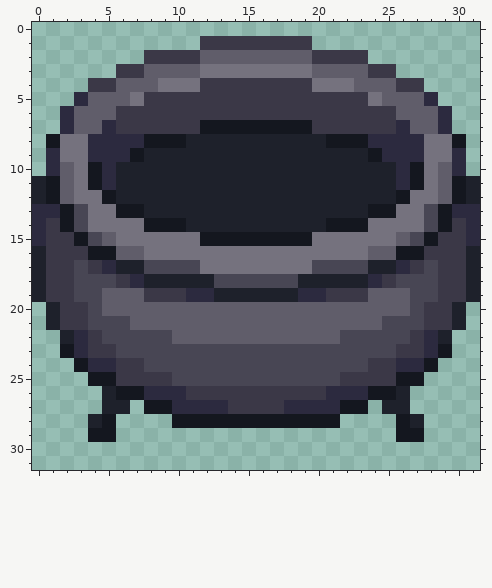
File history of a pixel-art sprite, Resources/Textures/_CP14/Structures/Specific/Alchemy/alchemy_vat.rsi/full.png. Above: the version before the commit.
The file is 32x32 pixels.
New version:
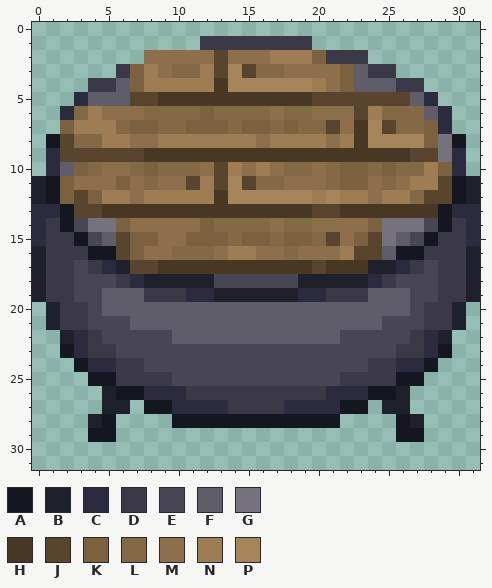
Palette (. is transparent): A #14171f  B #1e212b  C #2c2a3f  D #3b3847  E #484654  F #605d6a  G #75727e  H #473723  J #59452e  K #7c6141  L #846947  M #8d704b  N #9e7d55  P #a7855a
Changes in this commit:
y 2: x 8..20 DDDDFFFFFFFFD -> MMMMMJMMMNNNK
y 3: x 7..22 DFFFFGGGGGGGGFFF -> KNMLLNJPJLLMMMMK
y 4: x 7..22 FFGGGDDDDDDDDGGG -> KNNNNNHPPPPPPNMK
y 5: x 7..26 GDDDDDDDDDDDDDDDDGFF -> JJHHHHHHHHHHHJJJJJJJ
y 6: x 3..27 FFFDDDDDDDDDDDDDDDDDDDDFF -> LNMMMLLLLKLLLLMLLMMMJNLLL
y 7: x 2..28 CFFCDDDDDDAAAAAAAADDDDDDCFF -> KNNNLKKLLKKKLKKLKLLJMHPJLLK
y 8: x 2..28 GGCCCCAAABBBBBBBBBBAAACCCCG -> JLLNNMMNNNNNNNMNNNNMNHPPPPK
y 9: x 2..28 GGCCCABBBBBBBBBBBBBBBBACCCG -> JJJJJJHHHHHHHHHHHHHHHHHHHJJ
y 10: x 3..29 GACBBBBBBBBBBBBBBBBBBBBCAGF -> KLMMLKLLLMJNMNMLLMLKKLKLLNK
y 11: x 2..29 FGACBBBBBBBBBBBBBBBBBBBBCAGF -> KMMMKMLMMJNJPJLLMMMLKKMLMNNJ
y 12: x 2..29 FGGABBBBBBBBBBBBBBBBBBBBAGGF -> KJKNNMNNNNNHPPPPPPNPNNMNNLJJ
y 13: x 3..28 EGGAABBBBBBBBBBBBBBBBAAGGE -> JJHHHHHHHHHHHHHHHJJHHHHHHH
y 14: x 6..24 GGAAABBBBBBBBBBAAAG -> KMMMMMKLLLLMLLMMMMK
y 15: x 6..24 GGGGGGAAAAAAAAGGGGG -> JKKMMKKKLKKLKKLJMKJ
y 16: x 6..24 FFGGGGGGGGGGGGGGGGF -> JKMMLLLMNNMMLMMMNJJ
y 17: x 7..23 BEEEEGGGGGGGGEEEE -> JJHHHHHHHHHHHJHHH
Changed places in both pictures, as pixel boxes (x1, y1, x2, y2):
changed: (60, 50, 452, 274)
